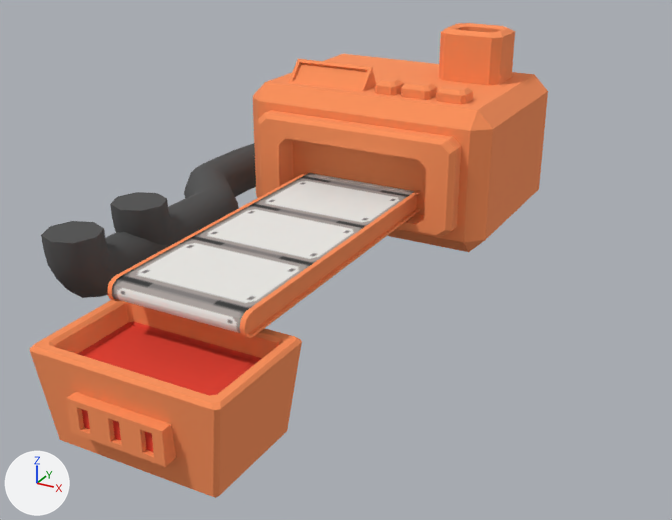
The FBX model Assets/MyAsset/Model/Factory.fbx: old version first, new version second.
The view is the same before and after, from a 50 mm camera at (4.43, -9.61, 3.61) aimed at (0.39, -2.28, -0.06). The axes (+X, +Y, +Z) are drawn at lower left. The lights are the same throughout. The first picture is the older version. Where no turn or scale is listed for an object, it has been applied to the vertices.

Objects in the first picture: 'Belt', 'FactoryMain', 'Melter', 'Pipe'.
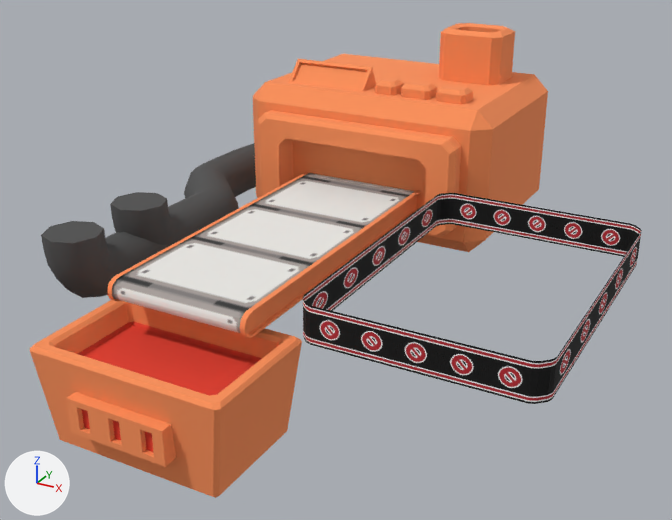
Location of each change, [x1, y1, x2, y2] in pixels of the pictures (672 x 520 px):
'DangerBelt', added: after [303, 193, 642, 404]

Diff of the bpy script that builds the scene:
```diff
--- a/Assets/MyAsset/Model/Factory.fbx.py
+++ b/Assets/MyAsset/Model/Factory.fbx.py
@@ img_dg_png @@
+img_dg_png = load_image('dg.png', 'mat_fact/dg.png', 64, 64, 'sRGB')
@@ mat_dline @@
+mat_dline = principled_material('DLine')
+mat_dline.texture = img_dg_png
+mat_dline.roughness = 0.929
@@ me_dangerbelt @@
+me_dangerbelt.from_pydata(...)  # 32 vertices, 16 faces; spans x 1.07..3.07, y -4.16..-1.26, z 0.12..0.46
+me_dangerbelt.materials.append(mat_dline)  # picture img_dg_png
@@ ob_dangerbelt @@
+ob_dangerbelt = bpy.data.objects.new('DangerBelt', me_dangerbelt)
+ob_dangerbelt.location = (0.0, 0.0, 0.0)
```
